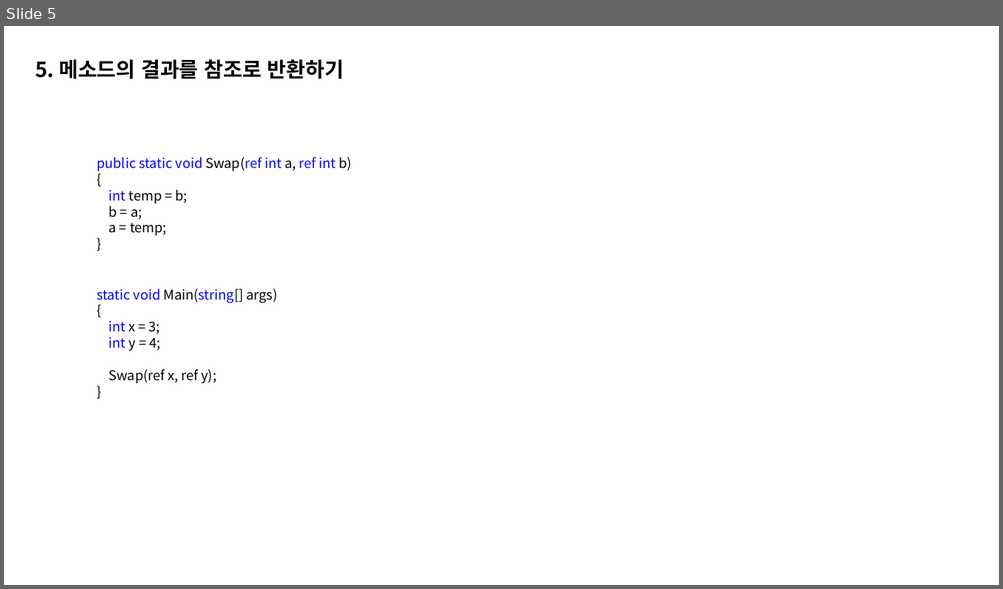
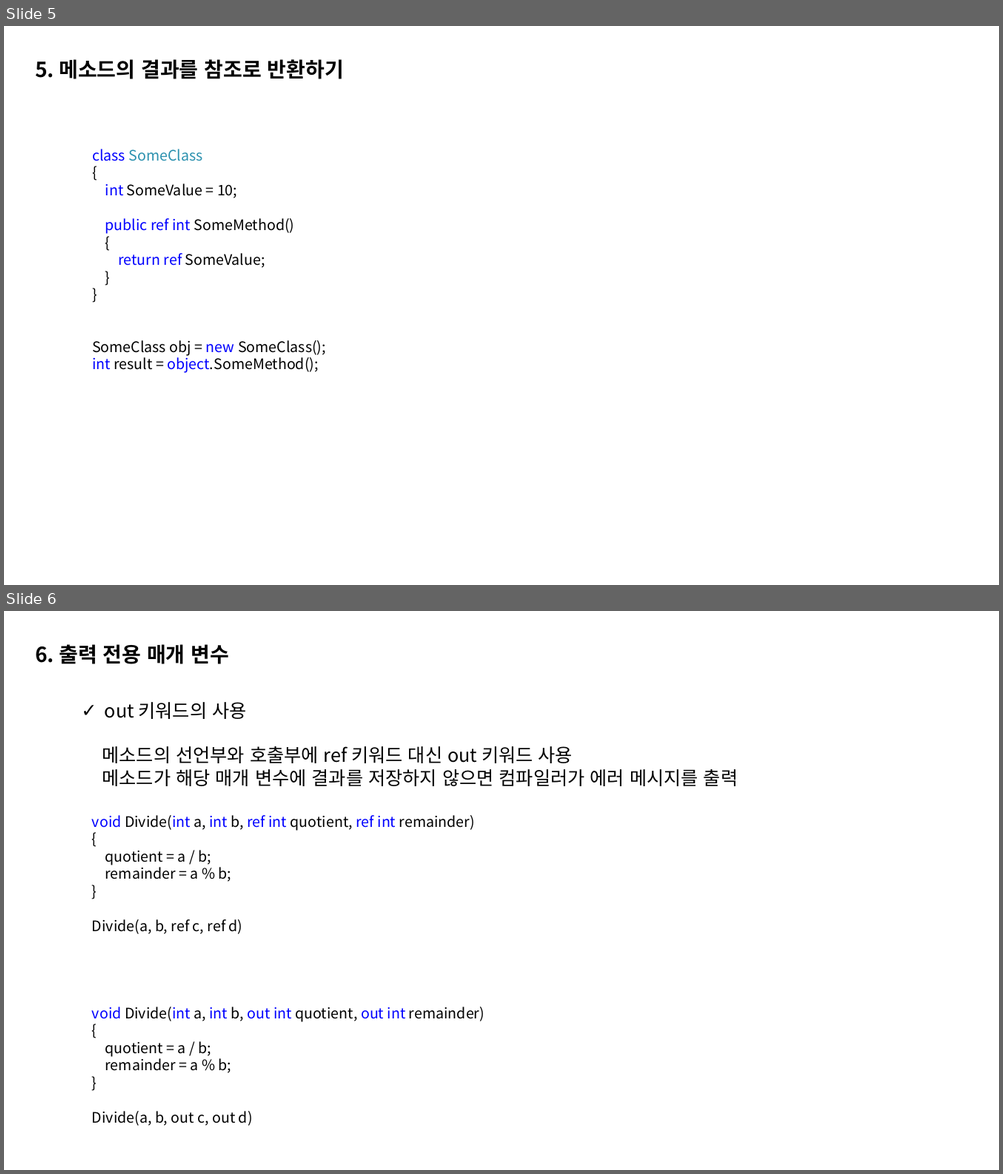
Before and after one commit to ccy01030/coding, a slide deck: 메소드로 코드 간추리기.pptx. Shown one above the other, each under a label of ours: slide 5 before the commit, slides 5 and 6 after it. The pictures are 1003x589 and 1003x1174 pixels, drawn with LibreOffice and Linux fonts; fonts in the diff are those of the drawing. Boxes give left, top, right and bottom in pixels: in the first picture for what was removed or moved away, otherwise in the second. Text is boxed around its words. In the diff, an @@ line names an element or a change of style, - is before the commit and + after.

```diff
--- a/메소드로 코드 간추리기.pptx
+++ b/메소드로 코드 간추리기.pptx
@@ slide 6 added at box(4, 611, 999, 1170), background #FFFFFF @@
@@ text added at box(35, 644, 230, 664), 20 pt, text #000000, bold @@
+6. 출력 전용 매개 변수
@@ text added at box(102, 702, 737, 786), 18 pt, text #000000 @@
+✓ out 키워드의 사용
+메소드의 선언부와 호출부에 ref 키워드 대신 out 키워드 사용
+메소드가 해당 매개 변수에 결과를 저장하지 않으면 컴파일러가 에러 메시지를 출력
@@ text added at box(92, 815, 484, 1126), 14 pt, text #000000 @@
+void Divide(int a, int b, ref int quotient, ref int remainder)
+{
+quotient = a / b;
+remainder = a % b;
+}
+Divide(a, b, ref c, ref d)
+void Divide(int a, int b, out int quotient, out int remainder)
+{
+quotient = a / b;
+remainder = a % b;
+}
+Divide(a, b, out c, out d)
@@ slide 5 changed as well @@
@@ text "class SomeClass": place and size @@
-text "class SomeClass" at box(96, 157, 351, 236)
+text "class SomeClass" at box(92, 149, 326, 373)
@@ text "class SomeClass" at box(92, 149, 326, 373): size 13 to 14 pt in "{", "}" @@
@@ text at box(92, 149, 203, 161): text changed; size 13 to 14 pt; text colour #0000FF to #2B91AF @@
-public static void Swap(ref int a, ref int b)
+class SomeClass
@@ text at box(105, 184, 295, 268): text changed; size 13 to 14 pt @@
-int temp = b;
-b = a;
-a = temp;
+int SomeValue = 10;
+public ref int SomeMethod()
+{
+return ref SomeValue;
@@ text removed at box(96, 289, 277, 384) @@
-static void Main(string[] args)
-{
-int x = 3;
-int y = 4;
-Swap(ref x, ref y);
-}
@@ text at box(92, 340, 326, 373): paragraphs added @@
+}
+SomeClass obj = new SomeClass();
+int result = object.SomeMethod();
```
Also in this commit, not shown: 4 other slides changed, 5 other slides added.
